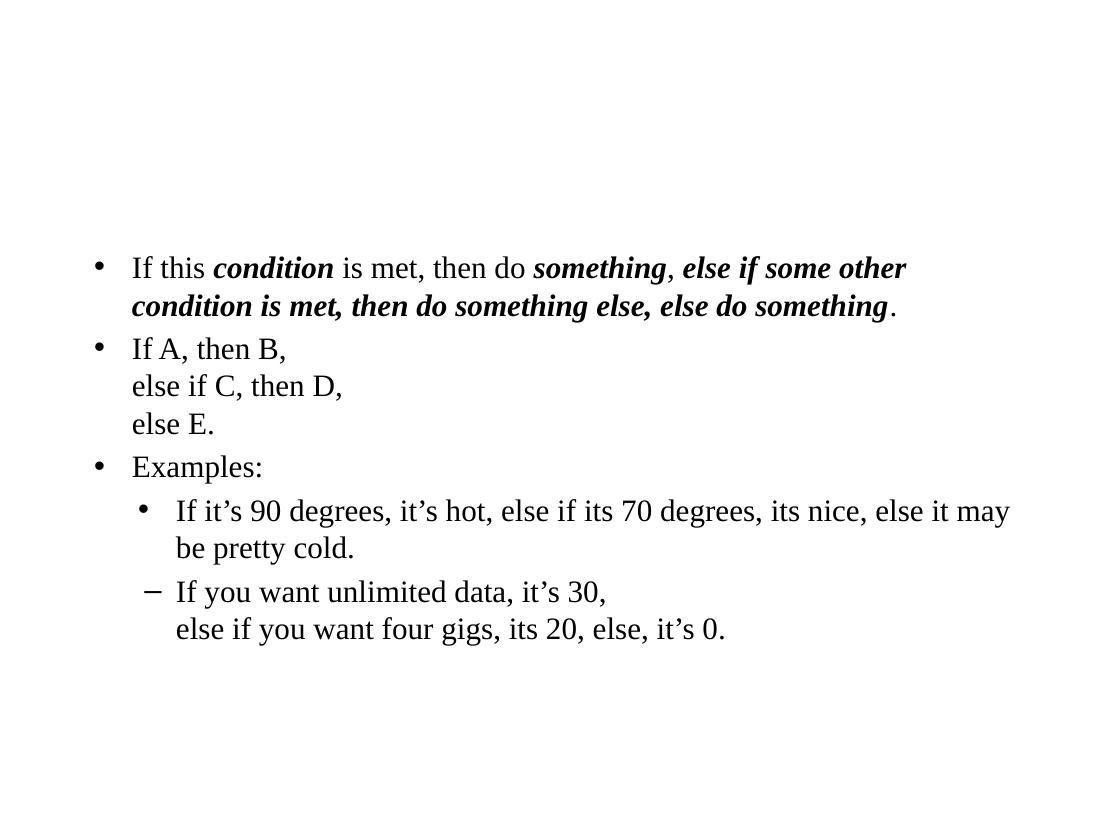
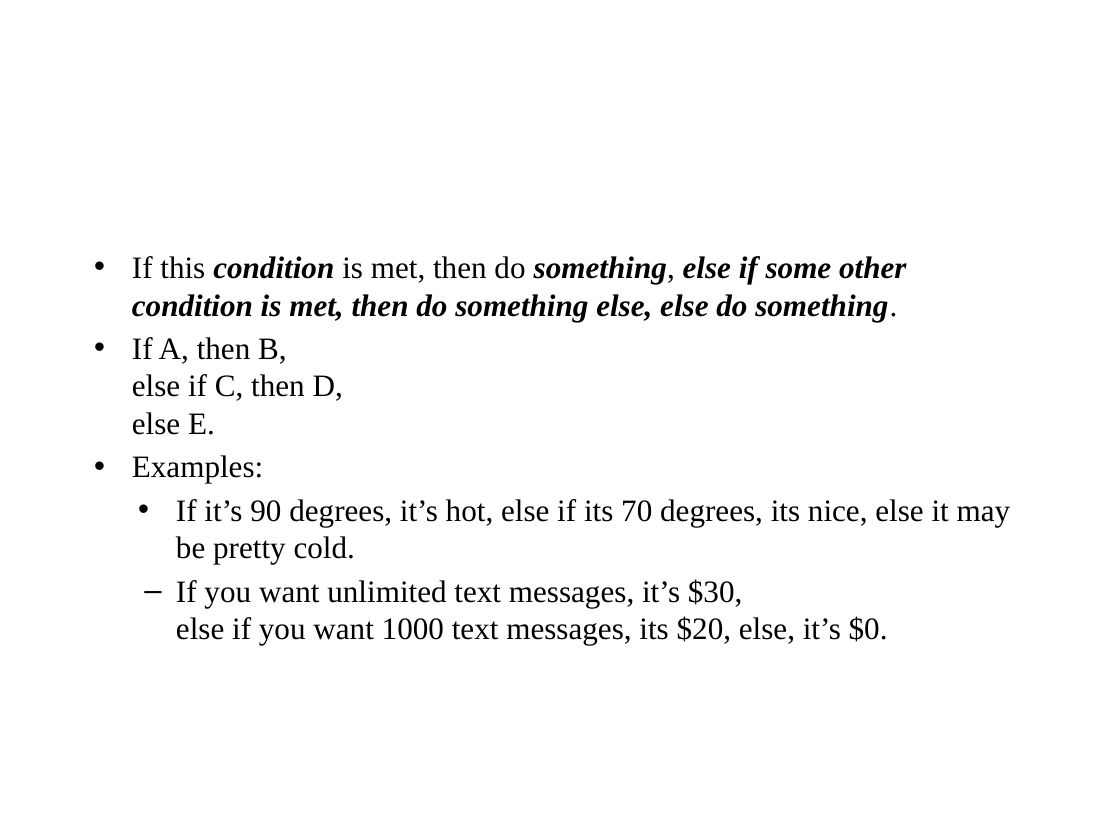
Before and after one commit to thanh81/VBA-Class, a slide deck: slide 16 of VBA Lecture.pptx. Drawn at 1120x840 pixels with LibreOffice and Linux fonts; fonts in the diff are those of the drawing; background and template pictures are left out. Boxes give left, top, right and bottom in pixels: in the first picture for what was removed or moved away, otherwise in the second. Text is boxed around its words. In the diff, an @@ line names an element or a change of style, - is before the commit and + after.

```diff
--- a/VBA Lecture.pptx
+++ b/VBA Lecture.pptx
@@ text at <box>176,579,888,645</box>: text changed @@
-  – If you want unlimited data, it’s 30,
-    else if you want four gigs, its 20, else, it’s 0.
+  – If you want unlimited text messages, it’s $30,
+    else if you want 1000 text messages, its $20, else, it’s $0.
```
Also in this commit, not shown: 2 other slides changed, 3 other files.
